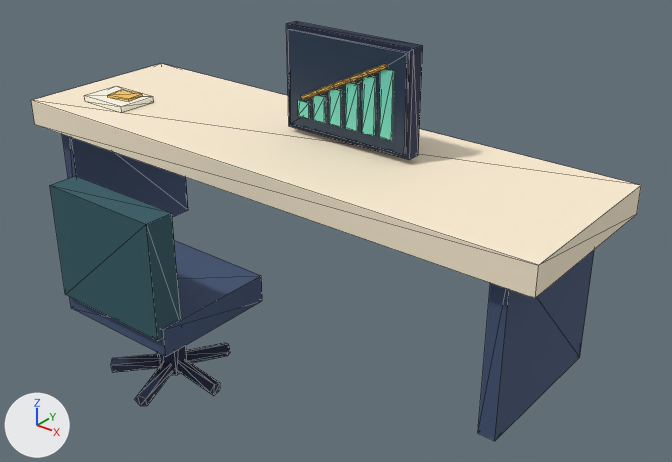
Renders of the glTF model assets/models/bb_office/executive.glb from each side of a commit.
The view is the same before and after, from a 50 mm lens placed at (2.853, -3.286, 2.515), pointed at (0.369, -0.182, 0.59). The axes (+X, +Y, +Z) are drawn at lower left. The lights are the same throughout. The first picture is the older version. Mesh edges are drawn as thin lines. Vertices at exactly the same position are counted once.

The first picture shows 'executive'.
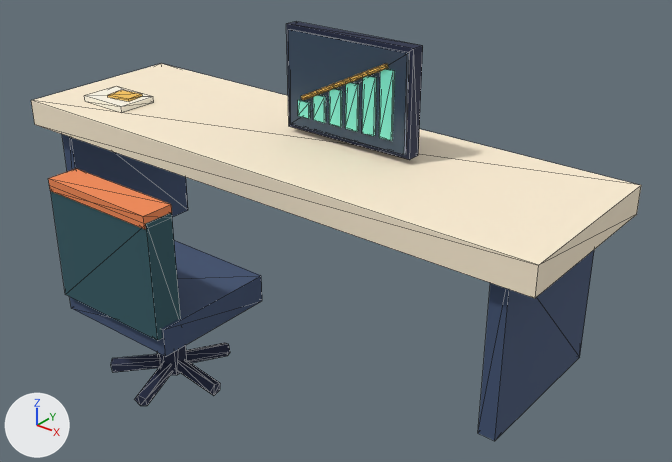
The change in detail:
In material 'code' (mat_code), emission_color is now set to (0.0344, 0.136, 0.104), dark cyan #34675b.
In material 'code' (mat_code), emission_strength is now set to 1.0.
Material 'display_glass' (mat_display_glass) is new.
Its base color is (0.0482, 0.0844, 0.138) (dark blue #3e5268).
Its metallic is 0.22.
Its roughness is 0.24.
Material 'orange' (mat_orange) is new.
Its base color is (0.905, 0.254, 0.0887) (orange #f48a54).
Its roughness is 0.87.
me_executive is used by ob_executive; location (0.0, 0.0, 0.0).
me_executive had 236 vertices, 382 faces and spanned x -1.55..1.55, y -1.25..0.47, z 0.0..1.46.
me_executive now has 244 vertices, 394 faces and spans x -1.55..1.55, y -1.25..0.47, z 0.0..1.46.
me_executive part 1: a new loose piece, a box spanning x -0.295..0.295, y -1.25..-1.11, z 0.979..1.033, in mat_orange (orange #f48a54).
me_executive part 2: 12 faces spanning x -0.09..0.61, y 0.02..0.04, z 0.97..1.44 switch from mat_screen_dark (dark blue #253950) to mat_display_glass (dark blue #3e5268).
me_executive gains material mat_orange (orange #f48a54).

Where the change shows, as pixel boxes [x1, y1, x2, y2] in the pictures (672 x 462 px):
'executive', recoloured, surface changed, reshaped
    both: [31, 21, 641, 441]
part 1 of me_executive, added (orange)
    after: [48, 169, 172, 229]
part 2 of me_executive, recoloured
    both: [290, 31, 409, 155]
